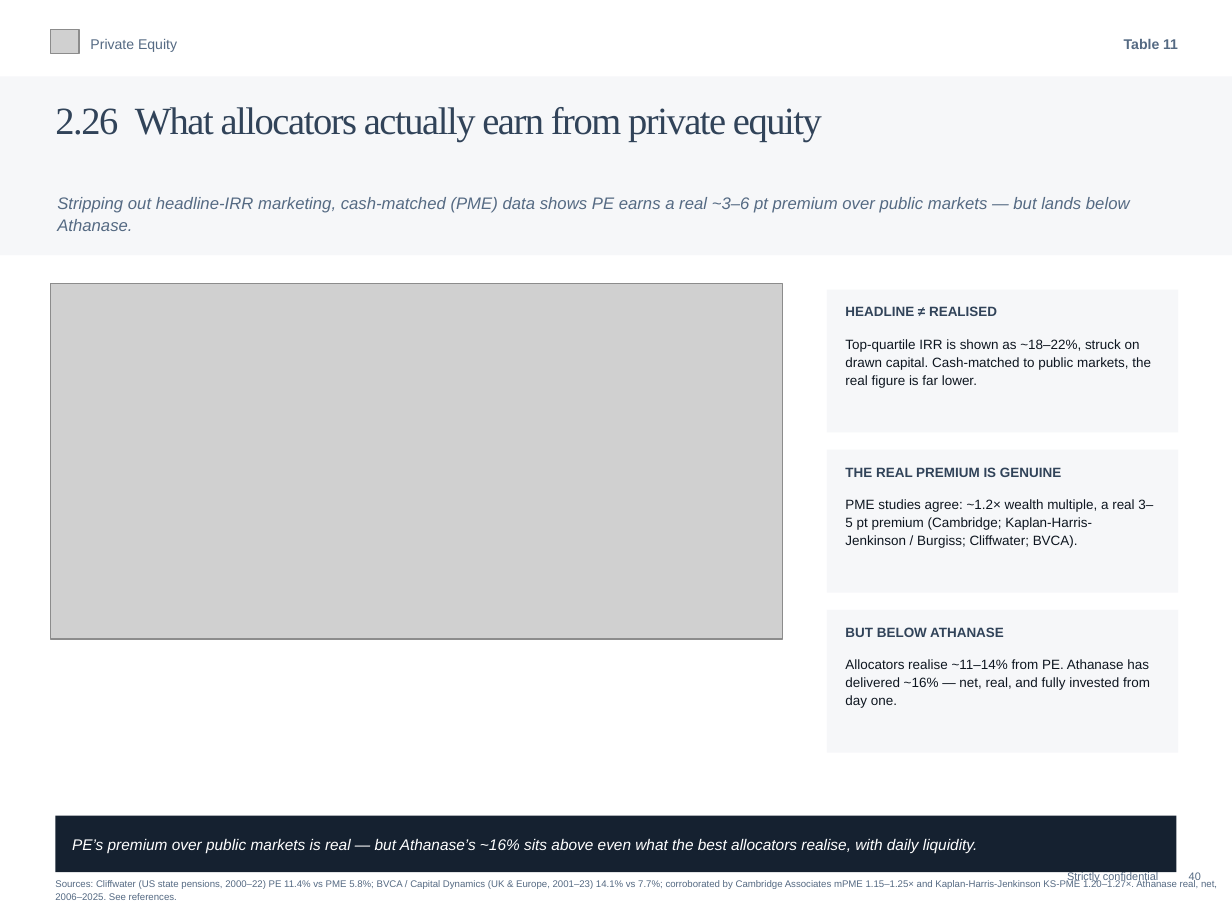
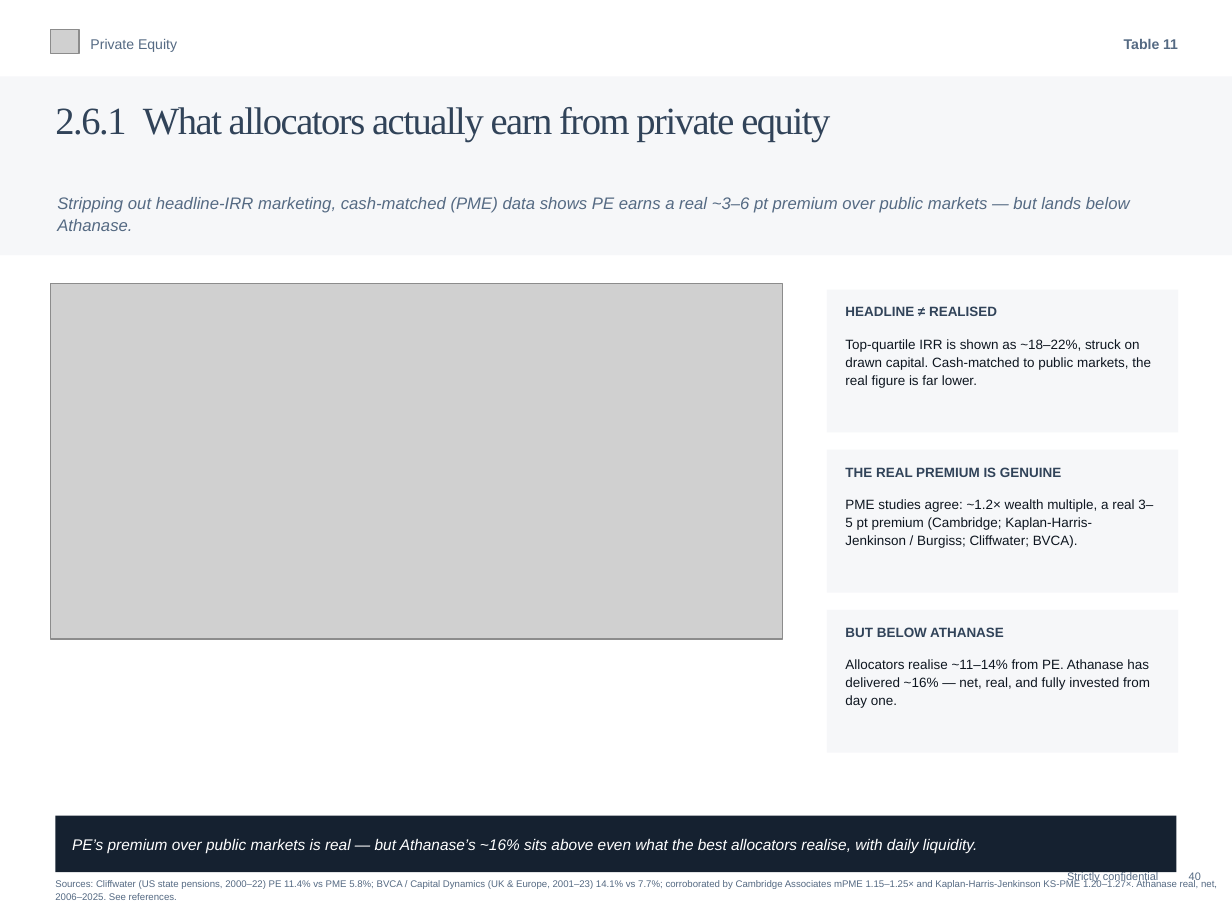
Before and after one commit to charette-lab/Claude, a slide deck: slide 43 of Athanase_Engaged_Ownership_Allocator_Deck.pptx. Drawn at 1232x924 pixels with LibreOffice and Linux fonts; fonts in the diff are those of the drawing; grey boxes stand for pictures. Boxes give left, top, right and bottom in pixels: in the first picture for what was removed or moved away, otherwise in the second. Text is boxed around its words. In the diff, an @@ line names an element or a change of style, - is before the commit and + after.

```diff
--- a/Athanase_Engaged_Ownership_Allocator_Deck.pptx
+++ b/Athanase_Engaged_Ownership_Allocator_Deck.pptx
@@ text at (55,107,830,142): text changed @@
-2.26 What allocators actually earn from private equity
+2.6.1 What allocators actually earn from private equity
```
Also in this commit, not shown: 32 other slides changed, 1 other file.
